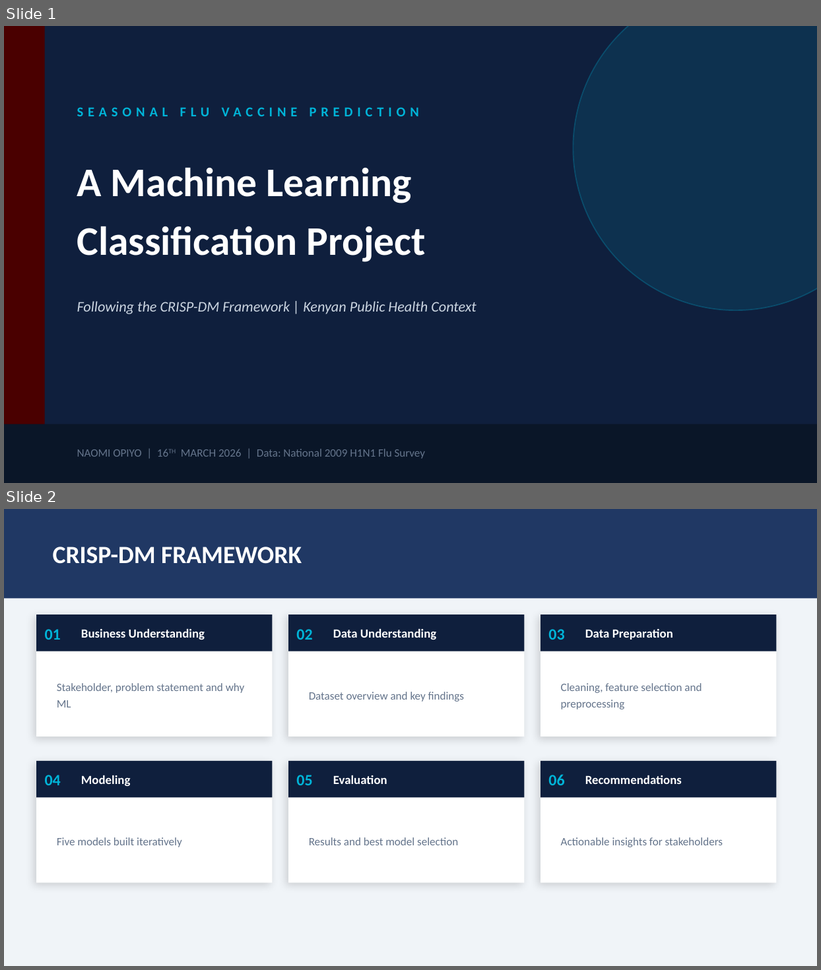
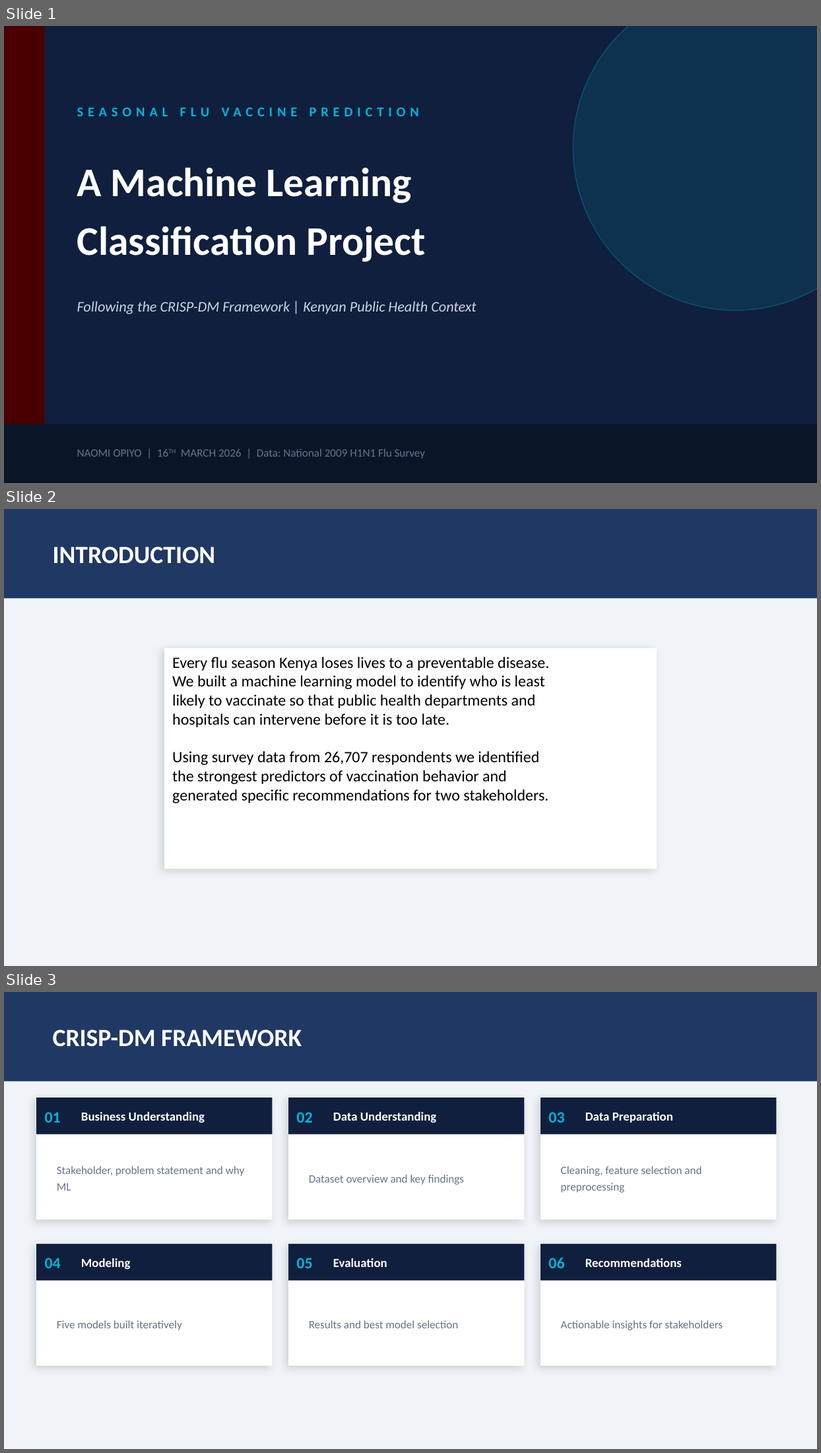
Before and after one commit to Naomiteroh/Seasonal_Flu_Prediction_Analysis, a slide deck: Presentation/Seasonal_flu_prediction_analysis_presenatation.pptx. Shown one above the other, each under a label of ours: slides 1 and 2 before the commit, slides 1, 2 and 3 after it. The pictures are 821x970 and 821x1453 pixels, drawn with LibreOffice and Linux fonts; fonts in the diff are those of the drawing. Boxes give left, top, right and bottom in pixels: in the first picture for what was removed or moved away, otherwise in the second. Text is boxed around its words. In the diff, an @@ line names an element or a change of style, - is before the commit and + after.

```diff
--- a/Presentation/Seasonal_flu_prediction_analysis_presenatation.pptx
+++ b/Presentation/Seasonal_flu_prediction_analysis_presenatation.pptx
@@ slide 2 added at <box>4,509,817,966</box>, background #F0F4F8 @@
@@ rectangle added at <box>4,509,817,599</box>, fill #203864 @@
@@ text added at <box>53,547,215,564</box>, 22 pt, text #FFFFFF, bold @@
+INTRODUCTION
@@ rectangle added at <box>164,648,656,869</box>, fill #FFFFFF, 14 pt, text #000000 @@
+Every flu season Kenya loses lives to a preventable disease.
+We built a machine learning model to identify who is least
+likely to vaccinate so that public health departments and
+hospitals can intervene before it is too late.
+Using survey data from 26,707 respondents we identified
+the strongest predictors of vaccination behavior and
+generated specific recommendations for two stakeholders.
@@ what was slide 2 is now slide 3 @@
```
Also in this commit, not shown: 2 slides changed, 1 other slide added, 2 other files.
